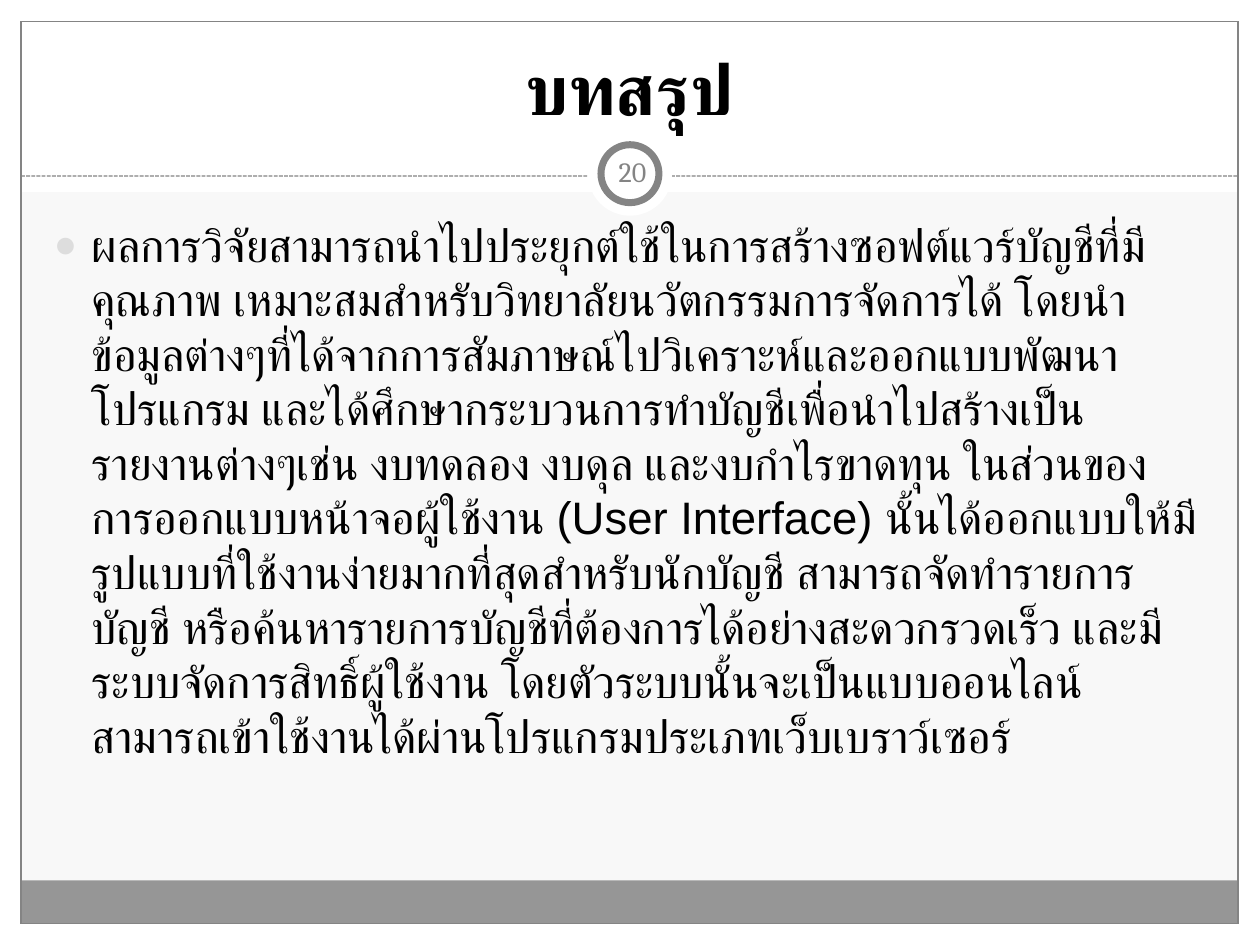
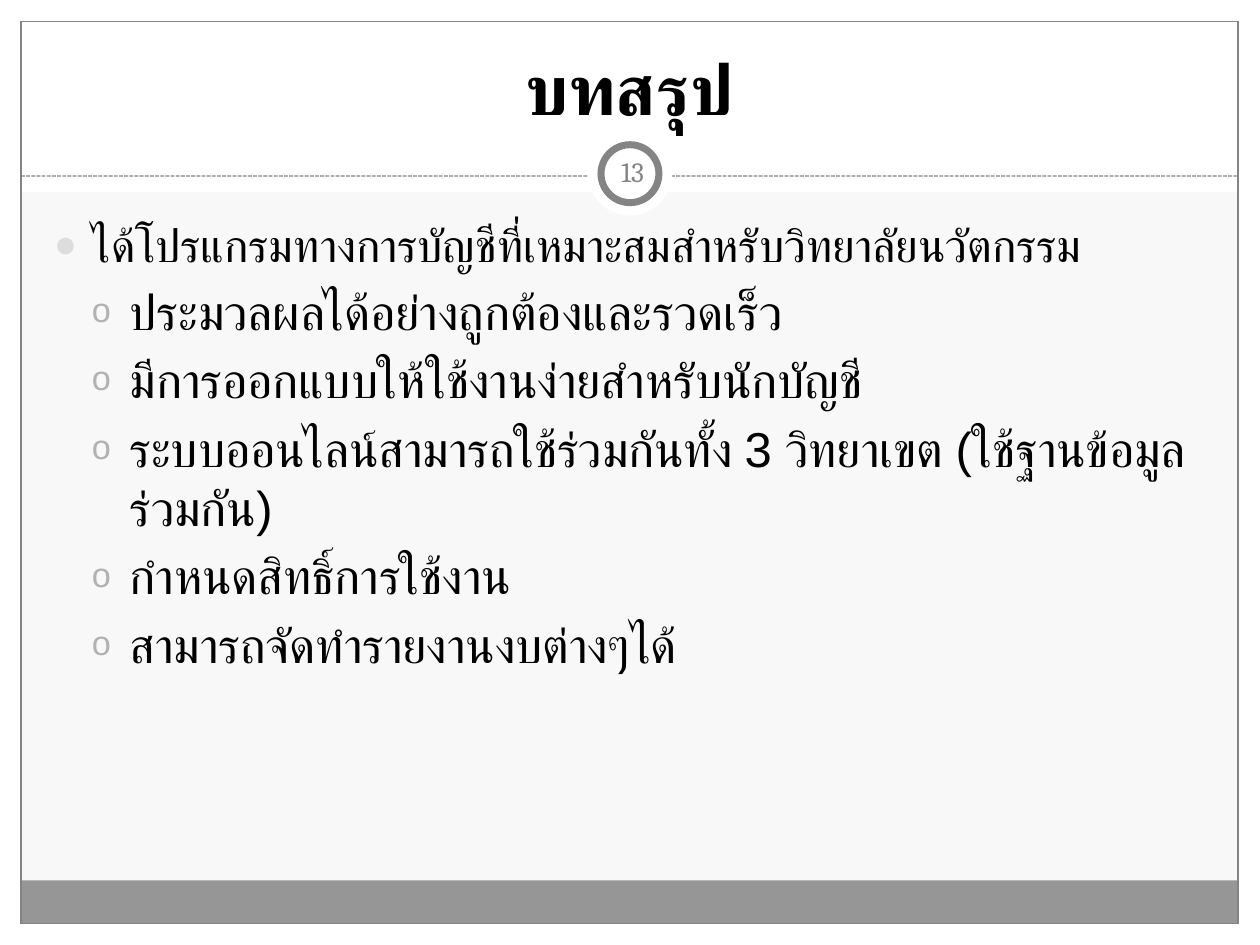
Before and after one commit to Tanandara/research, a slide deck: slide 13 of ฐานันดร์(โปรแกรมบัญชี RCIM)-Workshop (MBA).pptx (slide 20 before the commit). Drawn at 1260x945 pixels with LibreOffice and Linux fonts; fonts in the diff are those of the drawing. Boxes give left, top, right and bottom in pixels: in the first picture for what was removed or moved away, otherwise in the second. Text is boxed around its words. In the diff, an @@ line names an element or a change of style, - is before the commit and + after.

```diff
--- a/ฐานันดร์(โปรแกรมบัญชี RCIM)-Workshop (MBA).pptx
+++ b/ฐานันดร์(โปรแกรมบัญชี RCIM)-Workshop (MBA).pptx
@@ page number at box(621, 163, 644, 182): text changed @@
-20
+13
@@ text at box(92, 226, 1186, 674): text changed; size 26 to 28 pt @@
-● ผลการวิจัยสามารถนำไปประยุกต์ใช้ในการสร้างซอฟต์แวร์บัญชีที่มีคุณภาพ เหมาะสมสำหรับวิทยาลัยนวัตกรรมการจัดการได้ โดยนำข้อมูลต่างๆที่ได้จากการสัมภาษณ์ไปวิเคราะห์และออกแบบพัฒนาโปรแกรม และได้ศึกษากระบวนการทำบัญชีเพื่อนำไปสร้างเป็นรายงานต่างๆเช่น งบทดลอง งบดุล และงบกำไรขาดทุน ในส่วนของการออกแบบหน้าจอผู้ใช้งาน (User Interface) นั้นได้ออกแบบให้มีรูปแบบที่ใช้งานง่ายมากที่สุดสำหรับนักบัญชี สามารถจัดทำรายการบัญชี หรือค้นหารายการบัญชีที่ต้องการได้อย่างสะดวกรวดเร็ว และมีระบบจัดการสิทธิ์ผู้ใช้งาน โดยตัวระบบนั้นจะเป็นแบบออนไลน์สามารถเข้าใช้งานได้ผ่านโปรแกรมประเภทเว็บเบราว์เซอร์
+● ได้โปรแกรมทางการบัญชีที่เหมาะสมสำหรับวิทยาลัยนวัตกรรม
+  o ประมวลผลได้อย่างถูกต้องและรวดเร็ว
+  o มีการออกแบบให้ใช้งานง่ายสำหรับนักบัญชี
+  o ระบบออนไลน์สามารถใช้ร่วมกันทั้ง 3 วิทยาเขต (ใช้ฐานข้อมูลร่วมกัน)
+  o กำหนดสิทธิ์การใช้งาน
+  o สามารถจัดทำรายงานงบต่างๆได้
```
Also in this commit, not shown: 5 other slides changed, 9 slides removed, 1 other file.
